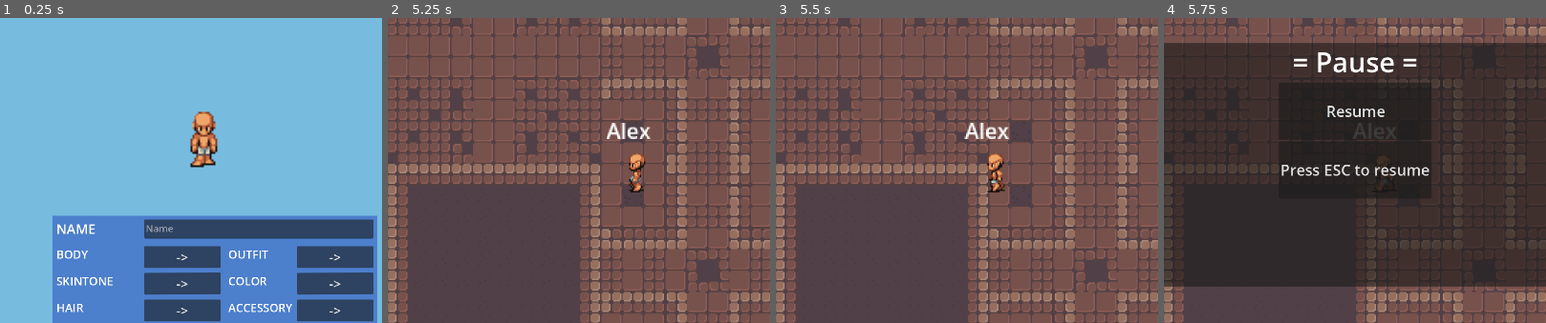
Above: before the commit, frames 1-4 (left to right).
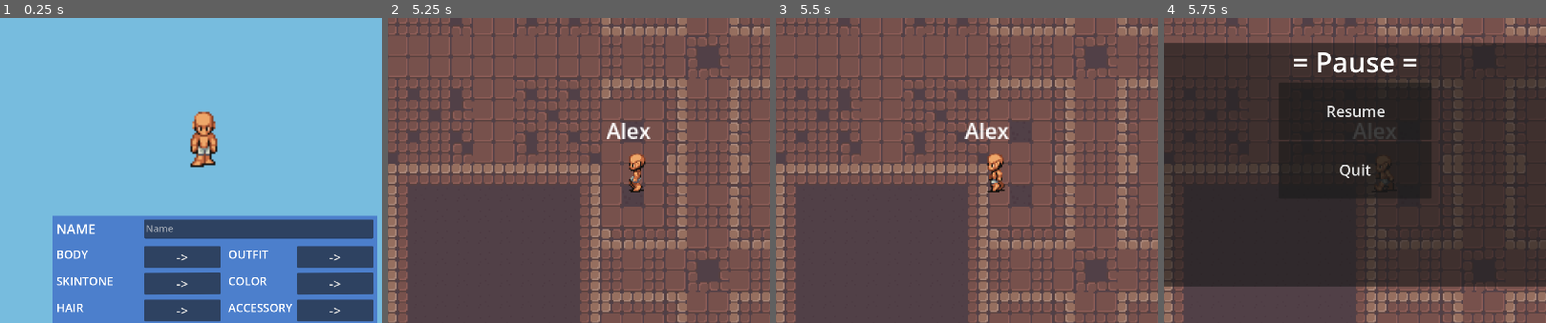
Above: after the commit, the same moments.

Repository: jaxonavena/Calamity
Game: Godot game, scene res://scenes/Character_Creator.tscn
The game is run twice, just before and just after one commit, with the same random seed, the same clock (stepped at 60 frames per second) and the same inputs.
Inputs (mouse positions are % of the whole screen's width and height, from its top left):
- Up to frame 1 (0.25 s): no input
- Up to frame 2 (5.25 s): click (59, 68) at 0.52 s; type "Alex" at 0.6 s; click "CONFIRM" at 1.25 s; tap Enter at 2, 4.25 s; move the mouse to (72, 45) at 2.02 s; hold Right (ui_right) 2.03-2.78 s; tap Space (attack) at 2.1, 3.5, 5 s; move the mouse to (30, 55) at 2.77 s; hold Down (ui_down) 2.78-3.53 s; tap Shift (dash) at 2.85 s; move the mouse to (60, 28) at 3.52 s; press the mouse at (60, 28) at 3.53 s; hold Right (ui_right) 3.53-4.28 s; move the mouse to (45, 70) at 4.27 s; release the mouse at (45, 70) at 4.28 s; hold Up (ui_up) 4.28-5.03 s; tap Tab (switch_weapon) at 4.35 s; move the mouse to (80, 65) at 5.02 s; hold Left (ui_left) from 5.03 s (still down); tap Alt (toggle_camera) at 5.1 s
- Up to frame 3 (5.5 s): keep holding Left (ui_left)
- Up to frame 4 (5.75 s): keep holding Left (ui_left); tap Escape (pause) at 5.65 s
The pictures show only the part of the screen within x 25-75%, y 33-83%; the shares and areas given below are measured in that part.

Frames 1-3 are identical in both runs. In frame 4, 0.7% of the frame differs, in the area x 30-70%, y 47-53%.

Commit message:
merge with main

Diff:
--- a/calamity-godotproject/scenes/main.tscn
+++ b/calamity-godotproject/scenes/main.tscn
@@ -116,7 +116,6 @@
 layer_1/tile_data = PackedInt32Array(131086, 196609, 5, 196622, 196609, 5, 262158, 196609, 5, 327694, 196609, 5, 393230 …(504 unchanged characters)…
 
 [node name="Player" parent="." instance=ExtResource("2_0i0bd")]
-process_mode = 1
 position = Vector2(169, 101)
 
 [node name="enemy" parent="." instance=ExtResource("3_balui")]
@@ -155,6 +154,7 @@
 anchor_bottom = 1.279
 
 [node name="DungeonGenerator" parent="." instance=ExtResource("8_qawty")]
+process_mode = 3
 
 [node name="Audio" parent="." instance=ExtResource("7_c2nx7")]
 process_mode = 3
--- a/calamity-godotproject/scenes/pause_menu.tscn
+++ b/calamity-godotproject/scenes/pause_menu.tscn
@@ -66,7 +66,7 @@
 layout_mode = 2
 size_flags_horizontal = 4
 theme = SubResource("Theme_q7sjm")
-text = "Press ESC to resume"
+text = "Quit"
 
 [connection signal="pressed" from="Panel/VBoxContainer/Resume" to="." method="_on_resume_pressed"]
 [connection signal="pressed" from="Panel/VBoxContainer/Quit" to="." method="_on_quit_pressed"]
